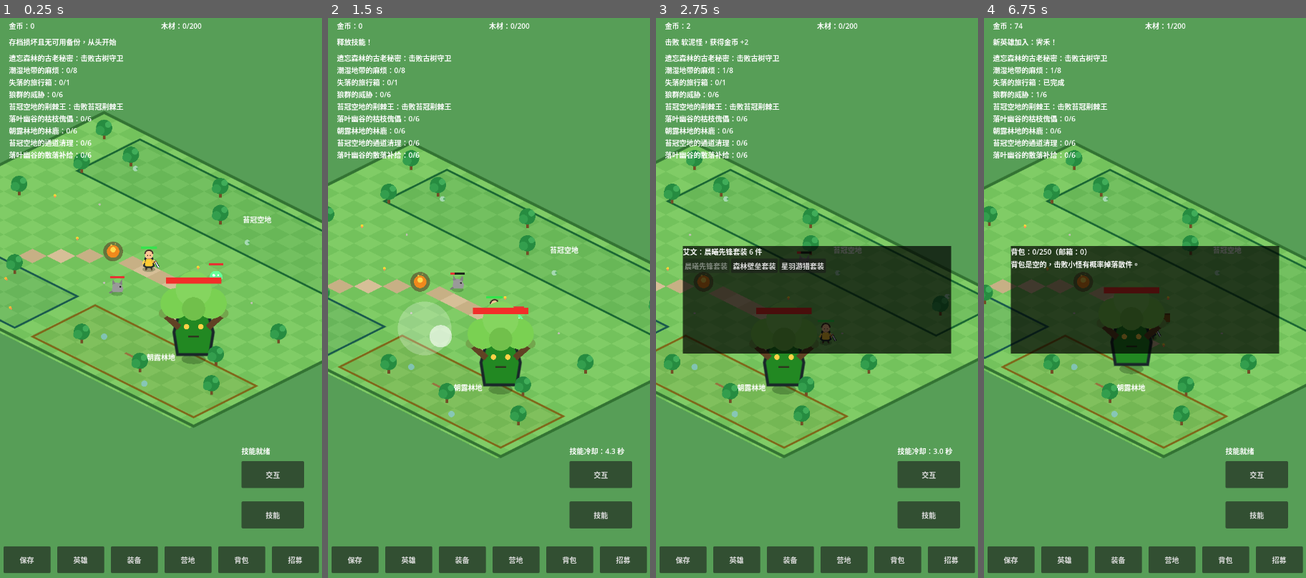
Above: before the commit, frames 1-4 (left to right).
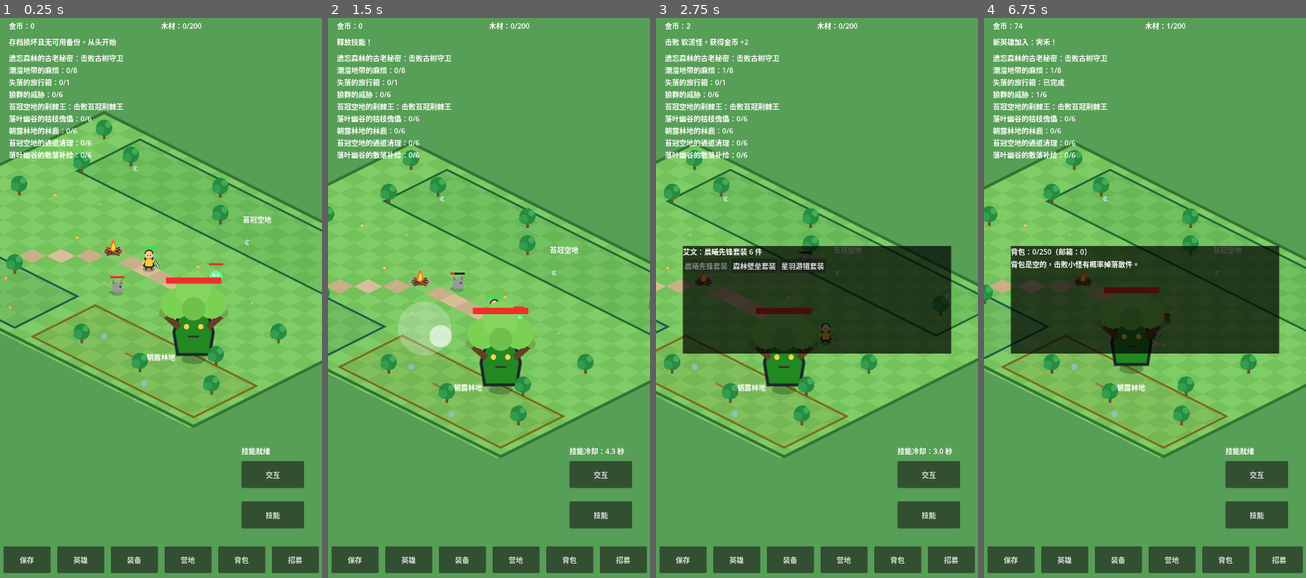
Above: after the commit, the same moments.

Repository: oneyi53/game
Game: Godot game, scene res://scenes/main.tscn
Same seed, same stepped clock (60 frames per second), same inputs: the game is played once before the commit and once after it.
Inputs (mouse positions are in pixels of both pictures, inside the frame that each line leads up to):
- Up to frame 1 (0.25 s): no input
- Up to frame 2 (1.5 s): tap Enter at 0.5 s; move the mouse to (559, 270) at 0.52 s; hold Right (ui_right) 0.53-1.25 s; tap E at 0.6 s; click (559, 270) at 0.67 s; tap Space at 0.77 s; drag from (424, 326) to (598, 410) at 1.27 s
- Up to frame 3 (2.75 s): move the mouse to (849, 174) at 2.02 s; hold Right (ui_right) from 2.03 s (still down); tap Q at 2.1 s
- Up to frame 4 (6.75 s): release Right (ui_right) at 2.75 s; drag from (1128, 415) to (1048, 214) at 2.77 s; move the mouse to (1241, 387) at 3.52 s; hold Left (ui_left) 3.53-4.25 s; tap B at 3.6 s; tap Space at 3.77 s; drag from (1048, 214) to (1222, 410) at 4.27 s; move the mouse to (1161, 298) at 5.02 s; hold Down (ui_down) 5.03-5.75 s; tap E at 5.1 s; click (1161, 298) at 5.17 s; drag from (1096, 158) to (1080, 326) at 5.77 s; move the mouse to (1215, 270) at 6.52 s; hold Up (ui_up) from 6.53 s (still down); tap Q at 6.6 s

The runs differ from the first frame. In frame 1, 0.2% of the frame differs, in the area x 31-39%, y 39-44%; in frame 2, 0.2%; in frame 3, less than 0.1%; in frame 4, less than 0.1%.

Commit message:
art: make campfire logs and flame clearly readable

Diff:
--- a/scripts/interactable/campfire.gd
+++ b/scripts/interactable/campfire.gd
@@ -10,11 +10,14 @@
 
 func _draw() -> void:
     draw_set_transform(WorldProjectionScript.world_to_screen(global_position) - global_position)
-    # Visual only: same footprint, no gameplay logic here.
-    draw_circle(Vector2.ZERO, 22.0, Color(0.35, 0.25, 0.15, 0.6))
-    draw_line(Vector2(-12.0, 8.0), Vector2(12.0, -8.0), Color(0.45, 0.3, 0.15), 3.0)
-    draw_line(Vector2(12.0, 8.0), Vector2(-12.0, -8.0), Color(0.45, 0.3, 0.15), 3.0)
-    draw_circle(Vector2.ZERO, 14.0, Color(1.0, 0.55, 0.1, 0.9))
-    draw_circle(Vector2(0.0, -4.0), 6.0, Color(1.0, 0.85, 0.3, 1.0))
-    draw_circle(Vector2(-4.0, -14.0), 2.0, Color(1.0, 0.85, 0.3, 0.8))
-    draw_circle(Vector2(5.0, -17.0), 1.5, Color(1.0, 0.85, 0.3, 0.6))
+    # Clear readable firepit: stone ring, crossed logs and a tall flame.
+    draw_set_transform(WorldProjectionScript.world_to_screen(global_position) - global_position, 0.0, Vector2(1.0, 0.42))
+    draw_circle(Vector2.ZERO, 25.0, Color(0.28, 0.22, 0.16, 0.55))
+    draw_arc(Vector2.ZERO, 23.0, 0.0, TAU, 32, Color(0.72, 0.66, 0.52), 4.0, true)
+    draw_set_transform(WorldProjectionScript.world_to_screen(global_position) - global_position)
+    draw_line(Vector2(-15.0, 7.0), Vector2(15.0, -7.0), Color(0.16, 0.12, 0.1), 7.0)
+    draw_line(Vector2(-15.0, 7.0), Vector2(15.0, -7.0), Color(0.56, 0.34, 0.18), 4.0)
+    draw_line(Vector2(15.0, 7.0), Vector2(-15.0, -7.0), Color(0.16, 0.12, 0.1), 7.0)
+    draw_line(Vector2(15.0, 7.0), Vector2(-15.0, -7.0), Color(0.66, 0.4, 0.2), 4.0)
+    draw_colored_polygon(PackedVector2Array([Vector2(-8.0, -4.0), Vector2(-5.0, -17.0), Vector2(0.0, -28.0), Vector2(5.0, -17.0), Vector2(8.0, -4.0), Vector2(0.0, 1.0)]), Color(1.0, 0.42, 0.08))
+    draw_colored_polygon(PackedVector2Array([Vector2(-4.0, -4.0), Vector2(-2.0, -15.0), Vector2(2.0, -20.0), Vector2(5.0, -7.0), Vector2(0.0, -1.0)]), Color(1.0, 0.86, 0.28))
